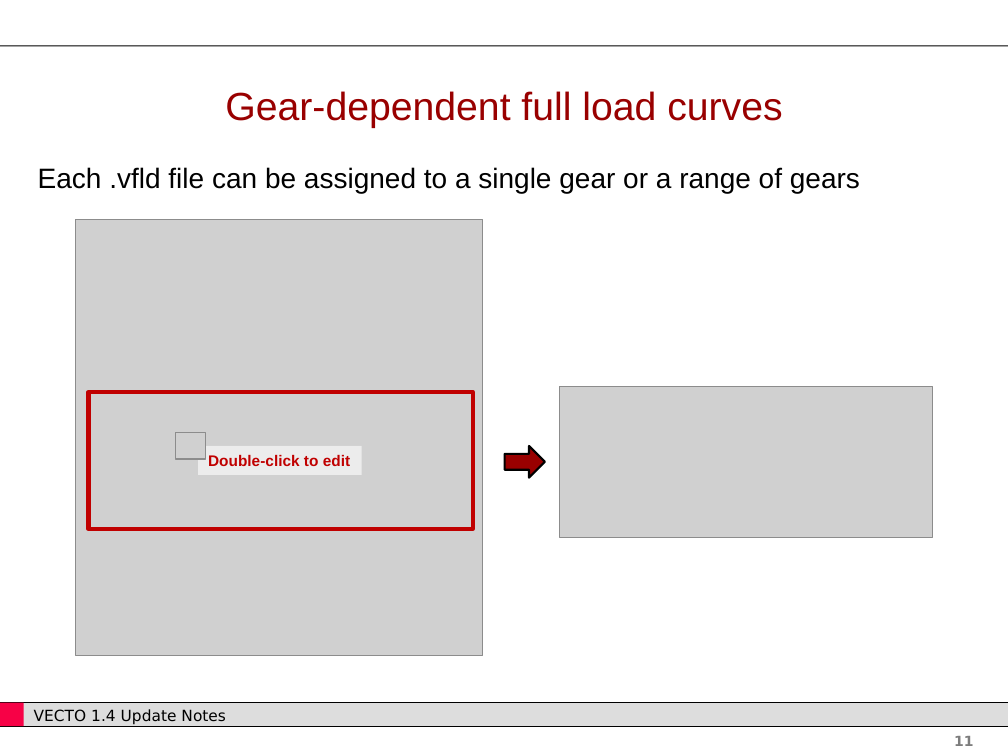
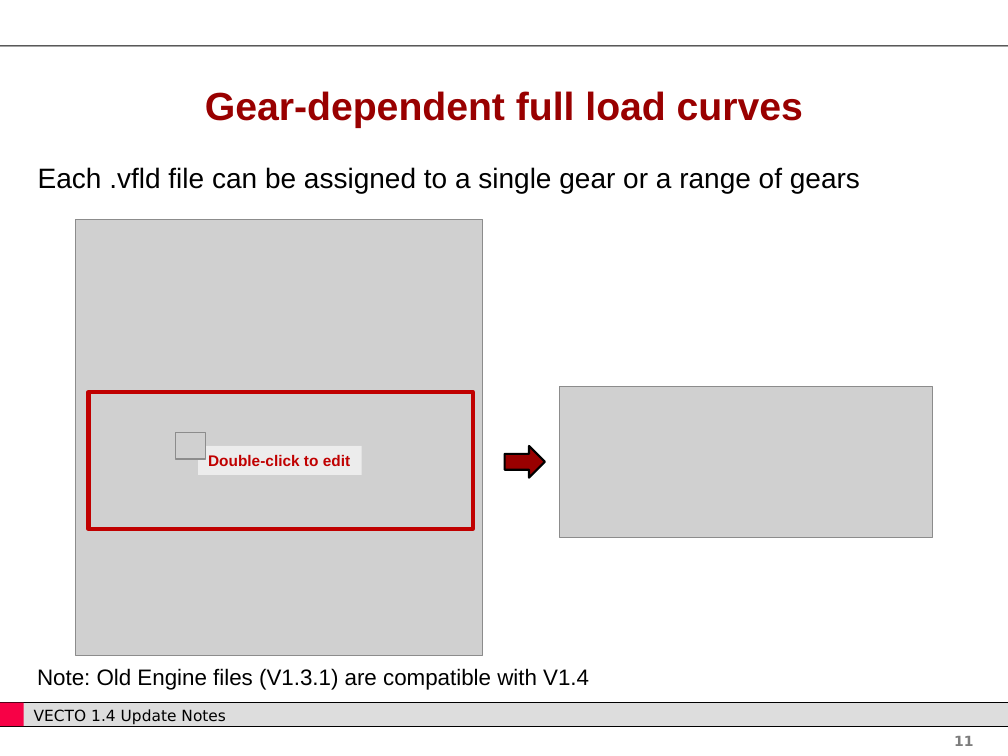
Before and after one commit to CLIMA-VECTO/vecto-sim, a slide deck: slide 11 of User Manual Source/Update Notes.pptx. Drawn at 1008x756 pixels with LibreOffice and Linux fonts; fonts in the diff are those of the drawing; grey boxes stand for pictures; background and template pictures are left out. Boxes give left, top, right and bottom in pixels: in the first picture for what was removed or moved away, otherwise in the second. Text is boxed around its words. In the diff, an @@ line names an element or a change of style, - is before the commit and + after.

```diff
--- a/User Manual Source/Update Notes.pptx
+++ b/User Manual Source/Update Notes.pptx
@@ text "Gear-dependent full load curves" at (x1=205, y1=91, x2=803, y2=128): bold on @@
@@ text added at (x1=37, y1=668, x2=589, y2=690), 16 pt, text #000000 @@
+Note: Old Engine files (V1.3.1) are compatible with V1.4
```
Also in this commit, not shown: 12 other slides changed, 59 other files.
